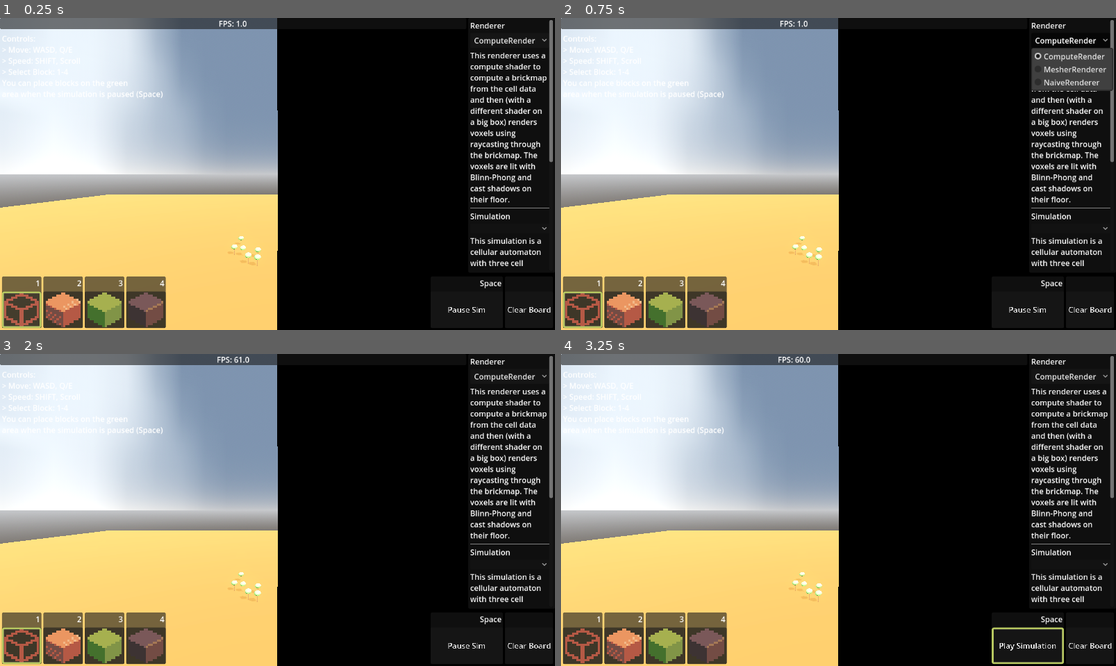
Above: before the commit, frames 1-4 (two rows, left to right).
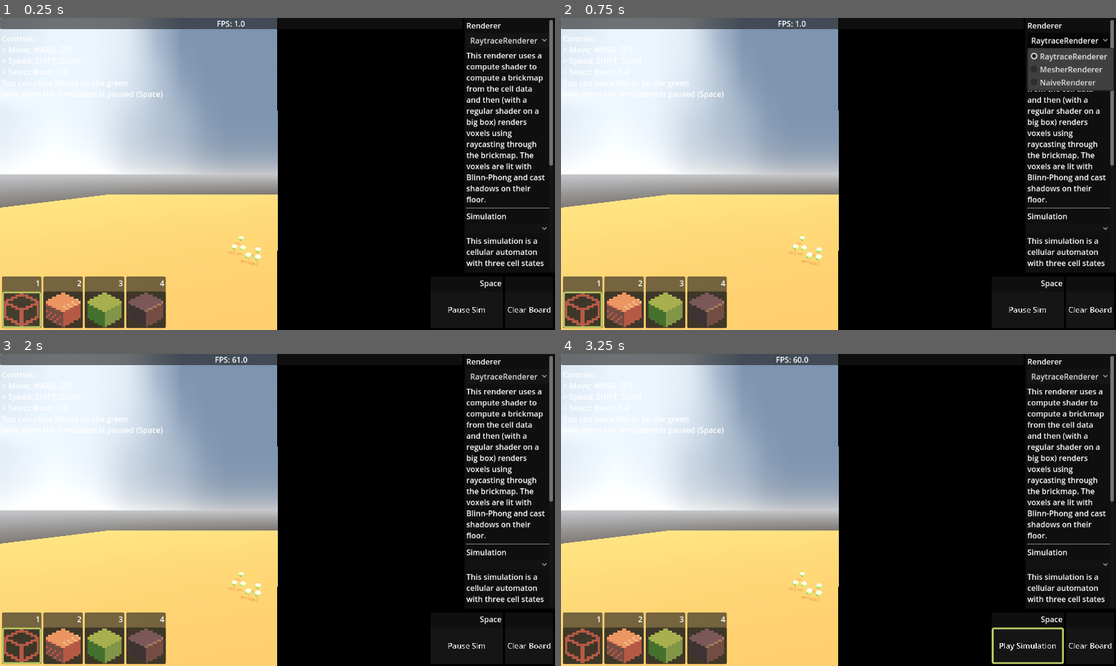
Above: after the commit, the same moments.

Repository: murumart/cgiproject
Game: Godot game, scene res://scenes/main.tscn
Two runs of this game, one before a commit and one after it. Both use one fixed random seed, a clock stepped at 60 frames per second and the inputs below.
Inputs (mouse positions are in pixels of both pictures, inside the frame that each line leads up to):
- Up to frame 1 (0.25 s): no input
- Up to frame 2 (0.75 s): click "ComputeRender" (after the commit: "RaytraceRenderer") at 0.5 s
- Up to frame 3 (2 s): click (22, 647) at 1.27 s
- Up to frame 4 (3.25 s): click "Clear Board" at 2 s; click "Pause Sim" at 2.75 s

The runs differ from the first frame. In frame 1, 3.2% of the frame differs, in the area x 39-100%, y 0-80%; in frame 2, 3.1%; in frame 3, 3.2%; in frame 4, 3.2%, in the area x 38-100%, y 0-80%.
Error in both runs: Assertion failed: Couldnt' get rendering device (res://scenes/simulators/compute_simulator.gd:20)

Commit message:
Renamed nodes

Diff:
--- a/scenes/main.tscn
+++ b/scenes/main.tscn
@@ -74,7 +74,7 @@
 
 [node name="Simulators" type="Node" parent="."]
 
-[node name="ComputeSim" type="Node" parent="Simulators" node_paths=PackedStringArray("pause_button")]
+[node name="DummySim" type="Node" parent="Simulators" node_paths=PackedStringArray("pause_button")]
 script = ExtResource("6_tefeu")
 compute_shader_file = ExtResource("2_eb6dy")
 grid_size = 64
@@ -88,8 +88,8 @@
 
 [node name="Renderers" type="Node" parent="."]
 
-[node name="ComputeRender" type="Node" parent="Renderers" node_paths=PackedStringArray("simulator", "mesh_instance")]
-editor_description = "This renderer uses a compute shader to compute a brickmap from the cell data and then (with a different shader on a big box) renders voxels using raycasting through the brickmap. The voxels are lit with Blinn-Phong and cast shadows on their floor."
+[node name="RaytraceRenderer" type="Node" parent="Renderers" node_paths=PackedStringArray("simulator", "mesh_instance")]
+editor_description = "This renderer uses a compute shader to compute a brickmap from the cell data and then (with a regular shader on a big box) renders voxels using raycasting through the brickmap. The voxels are lit with Blinn-Phong and cast shadows on their floor."
 script = ExtResource("3_ya4ey")
 simulator = NodePath("../../Simulators/GDSim")
 mesh_instance = NodePath("../../Meshes/RaytracedVolume")
@@ -126,7 +126,7 @@
 [node name="Camera3D" type="Camera3D" parent="." node_paths=PackedStringArray("renderer")]
 transform = Transform3D(1, 0, 0, 0, 0.99999994, 0, 0, 0, 0.99999994, 0, 54.55, 94.71)
 script = ExtResource("3_sugp2")
-renderer = NodePath("../Renderers/ComputeRender")
+renderer = NodePath("../Renderers/RaytraceRenderer")
 
 [node name="Control" type="Control" parent="Camera3D" node_paths=PackedStringArray("renderers", "camera", "fps_label", "renderer_switch", "renderer_description")]
 layout_mode = 3
@@ -136,7 +136,7 @@
 grow_horizontal = 2
 grow_vertical = 2
 script = ExtResource("12_y6deb")
-renderers = [NodePath("../../Renderers/ComputeRender"), NodePath("../../Renderers/MesherRenderer"), NodePath("../../Renderers/NaiveRenderer")]
+renderers = [NodePath("../../Renderers/RaytraceRenderer"), NodePath("../../Renderers/MesherRenderer"), NodePath("../../Renderers/NaiveRenderer")]
 camera = NodePath("..")
 fps_label = NodePath("VBoxContainer/Hbox/Center/VBoxContainer/PanelContainer/FPSLabel")
 renderer_switch = NodePath("VBoxContainer/Hbox/PanelContainer/MarginContainer/ScrollContainer/VBoxContainer/RendererSwitch")
